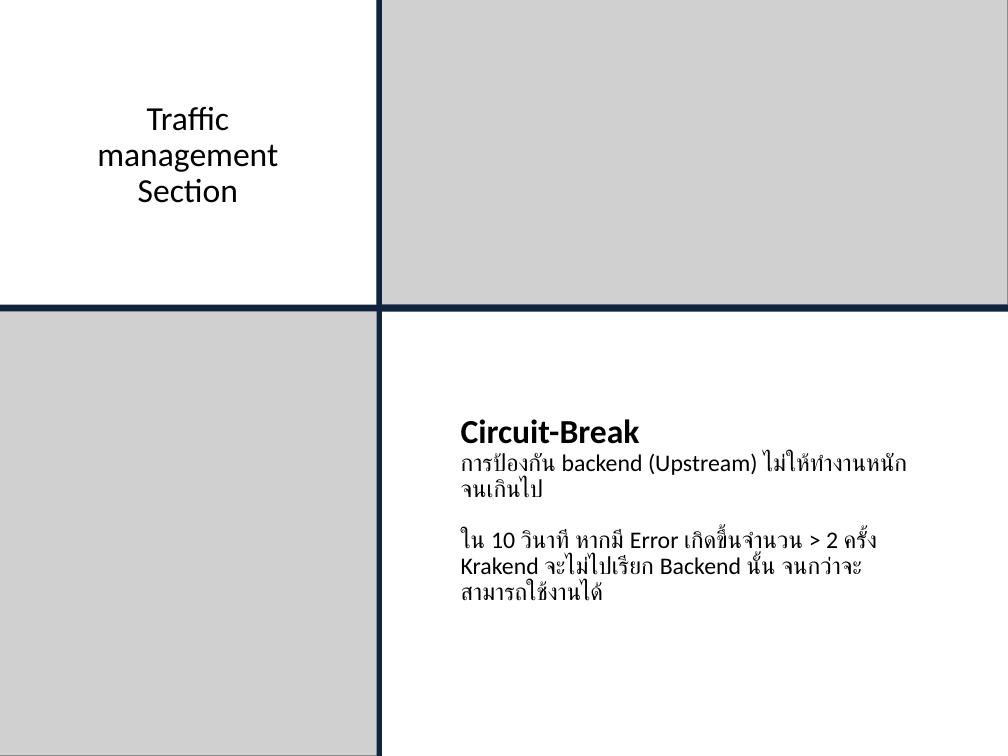
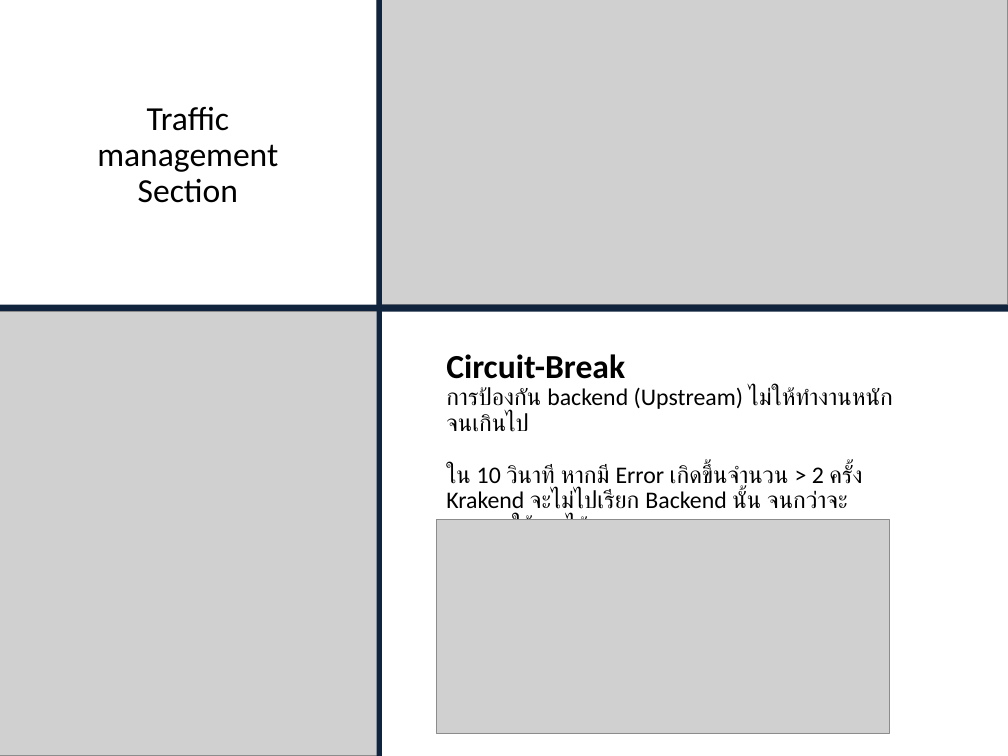
Before and after one commit to chairod/krakend-2.9.4, a slide deck: slide 8 of KrakenD_Integration_FullGuide.pptx. Drawn at 1008x756 pixels with LibreOffice and Linux fonts; fonts in the diff are those of the drawing; grey boxes stand for pictures. Boxes give left, top, right and bottom in pixels: in the first picture for what was removed or moved away, otherwise in the second. Text is boxed around its words. In the diff, an @@ line names an element or a change of style, - is before the commit and + after.

```diff
--- a/KrakenD_Integration_FullGuide.pptx
+++ b/KrakenD_Integration_FullGuide.pptx
@@ text "Circuit-Break การป้องกัน backend (Upstream) ไม่ให้ทำงานหนักจ ..." rewrapped from [461,419,890,601] to [446,354,876,520] @@
@@ picture added at [436,520,890,734] @@
```
Also in this commit, not shown: 10 other files.
